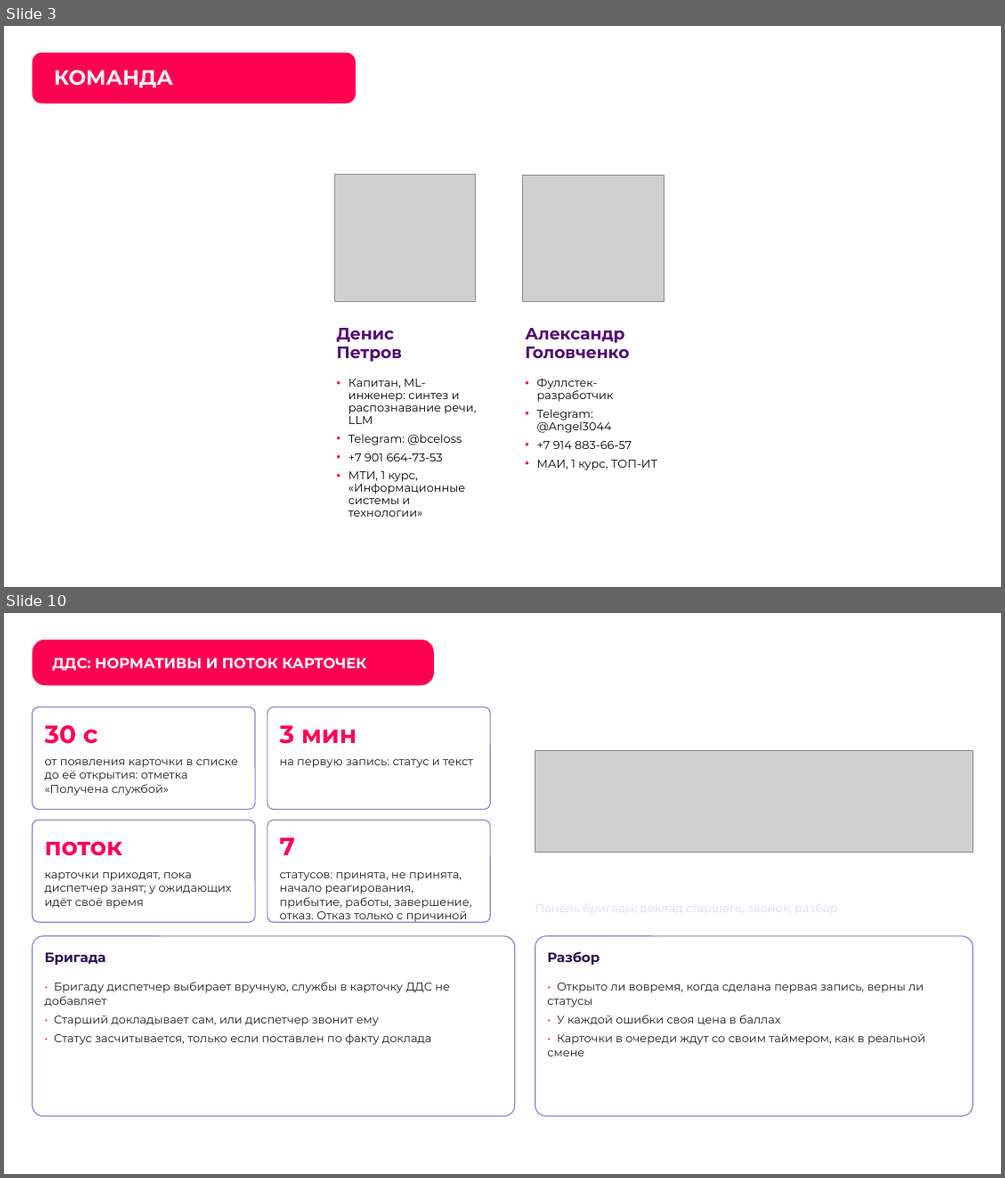
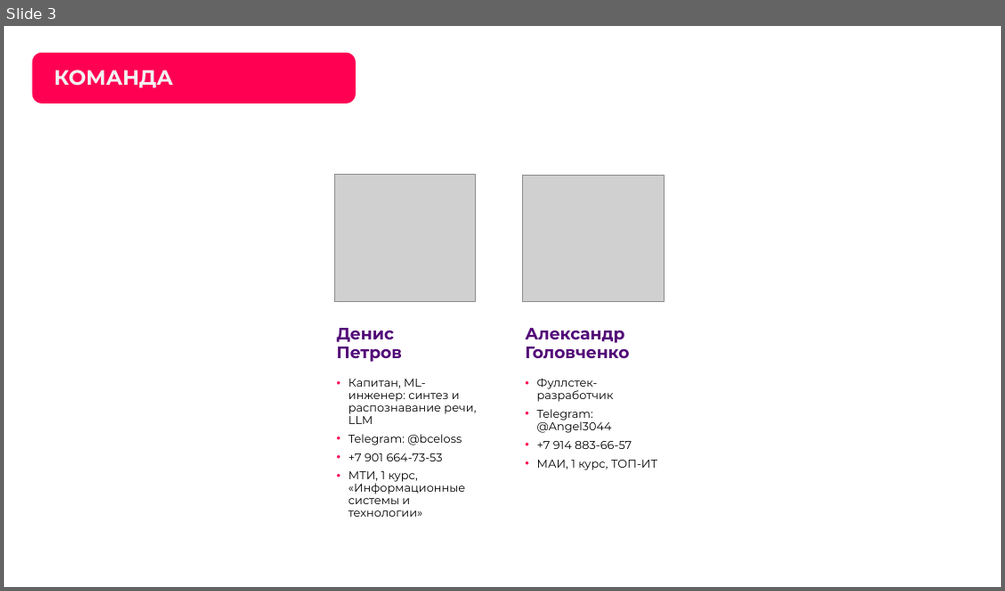
Before and after one commit to Den4ikAI/arm112-trainer_final, a slide deck: docs/презентация.pptx. Shown one above the other, each under a label of ours: slides 3 and 10 before the commit, slide 3 after it; the slides between them are not shown. The pictures are 1005x1178 and 1005x591 pixels, drawn with LibreOffice and Linux fonts; fonts in the diff are those of the drawing; grey boxes stand for pictures; background and template pictures are left out. Boxes give left, top, right and bottom in pixels: in the first picture for what was removed or moved away, otherwise in the second. Text is boxed around its words. In the diff, an @@ line names an element or a change of style, - is before the commit and + after.

Commit message:
Презентация финала: тренажёр диспетчера ДДС — 17 слайдов, обязательный блок шаблона

```diff
--- a/docs/презентация.pptx
+++ b/docs/презентация.pptx
@@ slide 10 removed at (4,613,1001,1174), background picture (left out) @@
@@ rounded rectangle removed at (32,639,434,685) @@
-ДДС: НОРМАТИВЫ И ПОТОК КАРТОЧЕК
@@ rounded rectangle removed at (32,707,255,810) @@
@@ rounded rectangle removed at (267,707,490,810) @@
@@ text removed at (45,725,98,744) @@
-30 с
@@ text removed at (280,725,356,744) @@
-3 мин
@@ text removed at (45,759,238,795) @@
-от появления карточки в списке до её открытия: отметка «Получена службой»
@@ text removed at (280,759,473,768) @@
-на первую запись: статус и текст
@@ picture removed at (535,751,972,852) @@
@@ rounded rectangle removed at (32,820,255,923) @@
@@ rounded rectangle removed at (267,820,490,923) @@
@@ text removed at (45,841,123,856) @@
-поток
@@ text removed at (280,837,295,855) @@
-7
@@ text removed at (45,872,232,908) @@
-карточки приходят, пока диспетчер занят; у ожидающих идёт своё время
@@ text removed at (280,872,471,923) @@
-статусов: принята, не принята, начало реагирования, прибытие, работы, завершение, отказ. Отказ только с причиной
@@ rounded rectangle removed at (32,936,515,1116) @@
@@ text removed at (45,952,106,965) @@
-Бригада
@@ rounded rectangle removed at (535,936,972,1116) @@
@@ text removed at (547,951,599,965) @@
-Панель бригады: доклад старшего, звонок, разбор
@@ text removed at (548,945,961,972) @@
-Разбор
@@ text removed at (45,981,450,1045) @@
-• Бригаду диспетчер выбирает вручную, службы в карточку ДДС не добавляет
-• Старший докладывает сам, или диспетчер звонит ему
-• Статус засчитывается, только если поставлен по факту доклада
@@ text removed at (547,982,925,1056) @@
-• Открыто ли вовремя, когда сделана первая запись, верны ли статусы
-• У каждой ошибки своя цена в баллах
-• Карточки в очереди ждут со своим таймером, как в реальной смене
```
Also in this commit, not shown: 5 slides changed, 11 slides added, 20 other slides removed, 15 other files.
